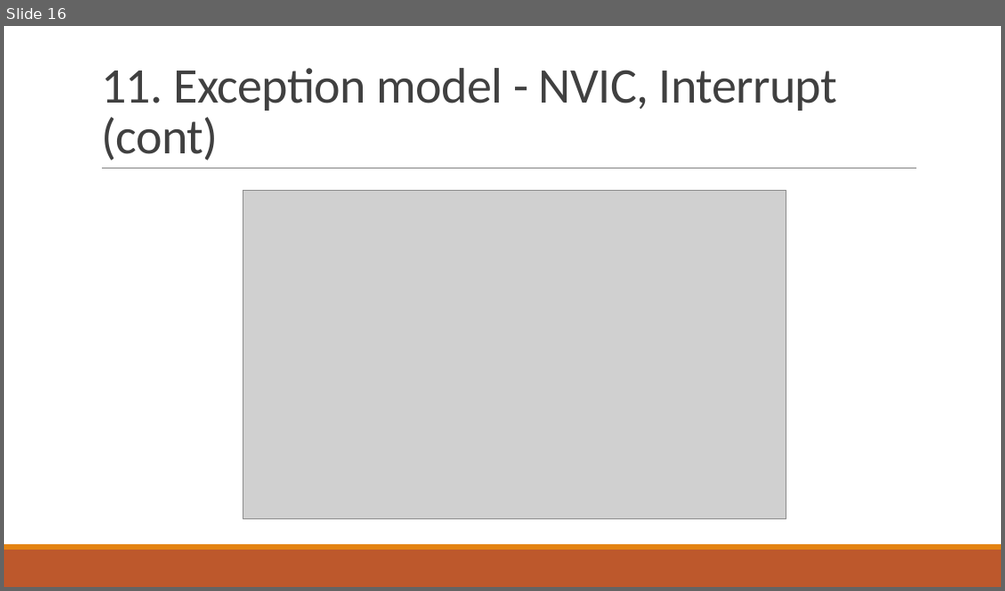
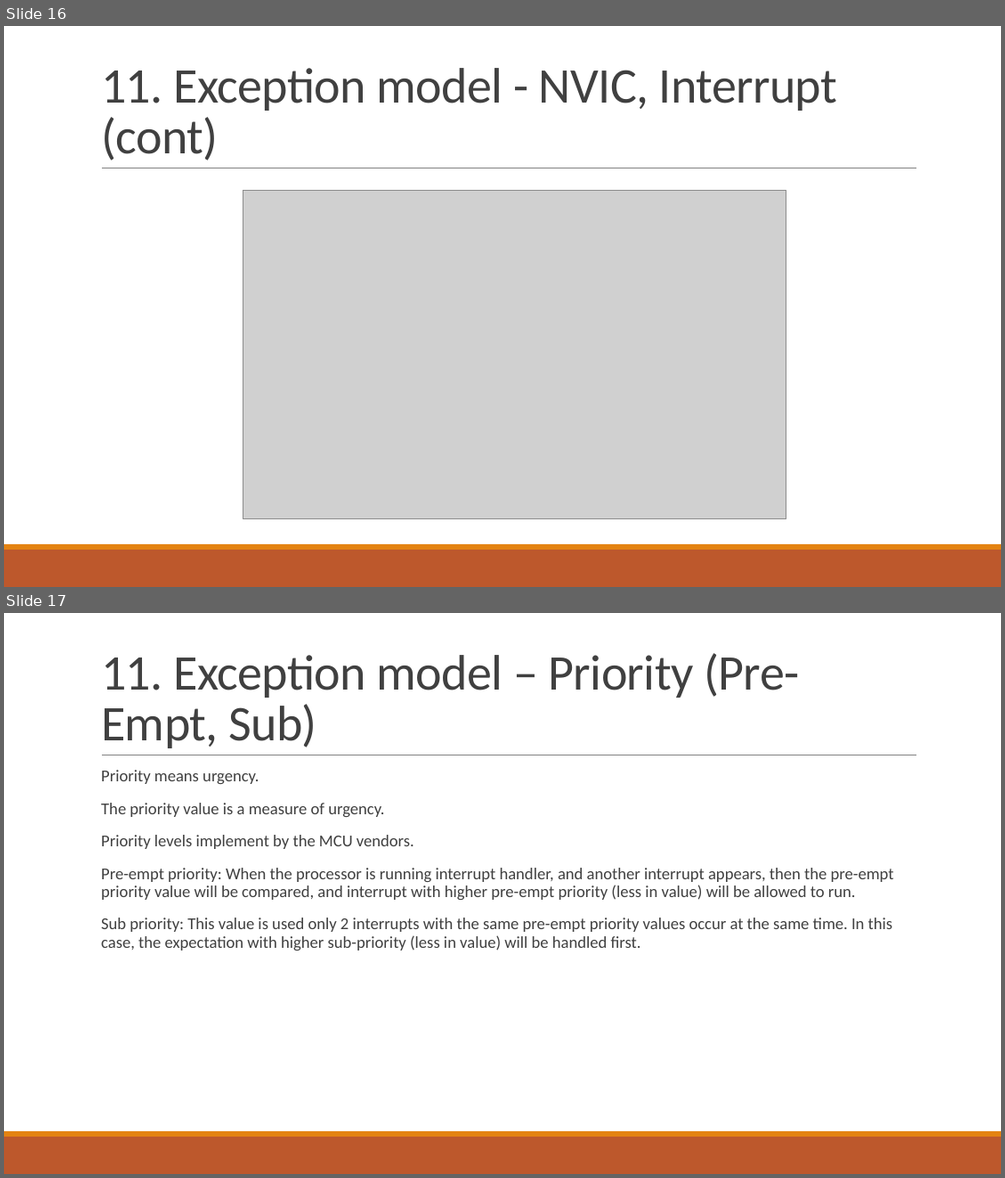
Before and after one commit to trungpowersystem/Musca-B1_bare_metal, a slide deck: Documents/Cortex M33.pptx. Shown one above the other, each under a label of ours: slide 16 before the commit, slides 16 and 17 after it. The pictures are 1005x591 and 1005x1178 pixels, drawn with LibreOffice and Linux fonts; fonts in the diff are those of the drawing; grey boxes stand for pictures. Boxes give left, top, right and bottom in pixels: in the first picture for what was removed or moved away, otherwise in the second. Text is boxed around its words. In the diff, an @@ line names an element or a change of style, - is before the commit and + after.

```diff
--- a/Documents/Cortex M33.pptx
+++ b/Documents/Cortex M33.pptx
@@ slide 17 added at bbox=[4, 613, 1001, 1174], background #FFFFFF; not listed: 3 template elements that a slide beside it also shows @@
@@ title added at bbox=[101, 653, 799, 748], 48 pt, text #404040 @@
+11. Exception model – Priority (Pre-Empt, Sub)
@@ text added at bbox=[101, 770, 894, 950], 16 pt, text #404040 @@
+  Priority means urgency.
+  The priority value is a measure of urgency.
+  Priority levels implement by the MCU vendors.
+  Pre-empt priority: When the processor is running interrupt handler, and another interrupt appears, then the pre-empt priority value will be compared, and interrupt with higher pre-empt priority (less in value) will be allowed to run.
+  Sub priority: This value is used only 2 interrupts with the same pre-empt priority values occur at the same time. In this case, the expectation with higher sub-priority (less in value) will be handled first.
```
Also in this commit, not shown: 1 other file.
